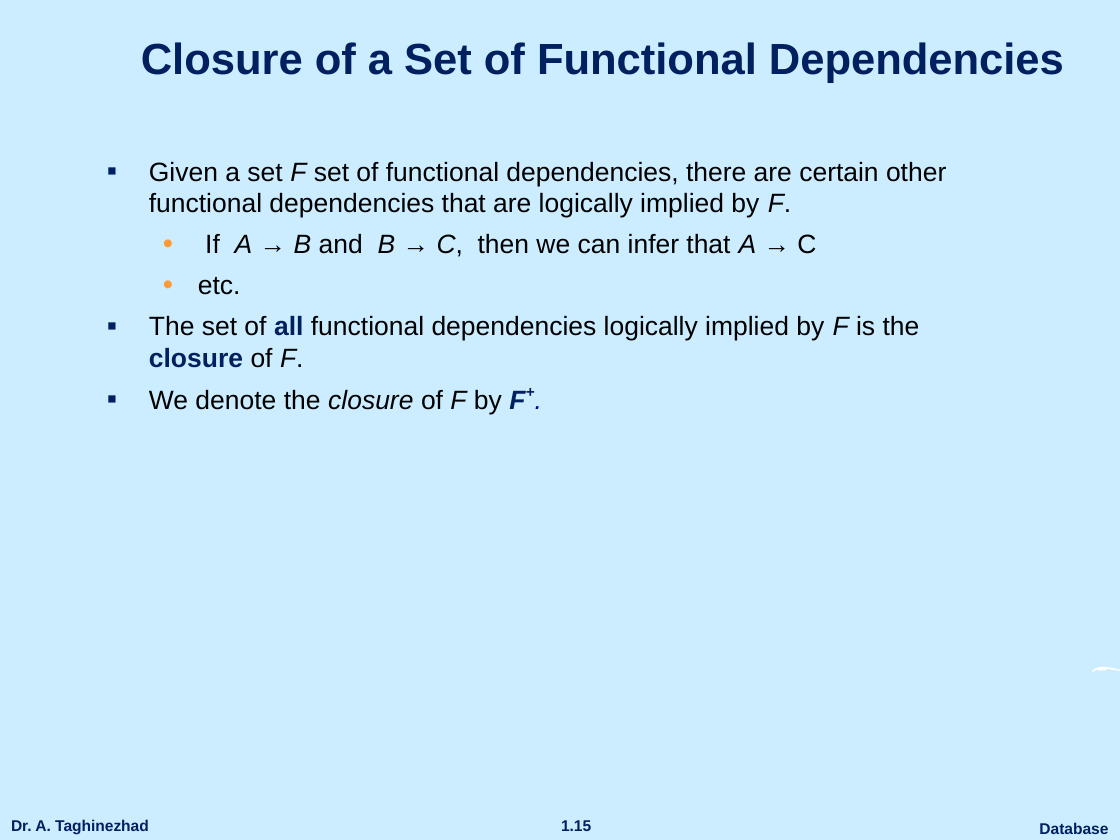
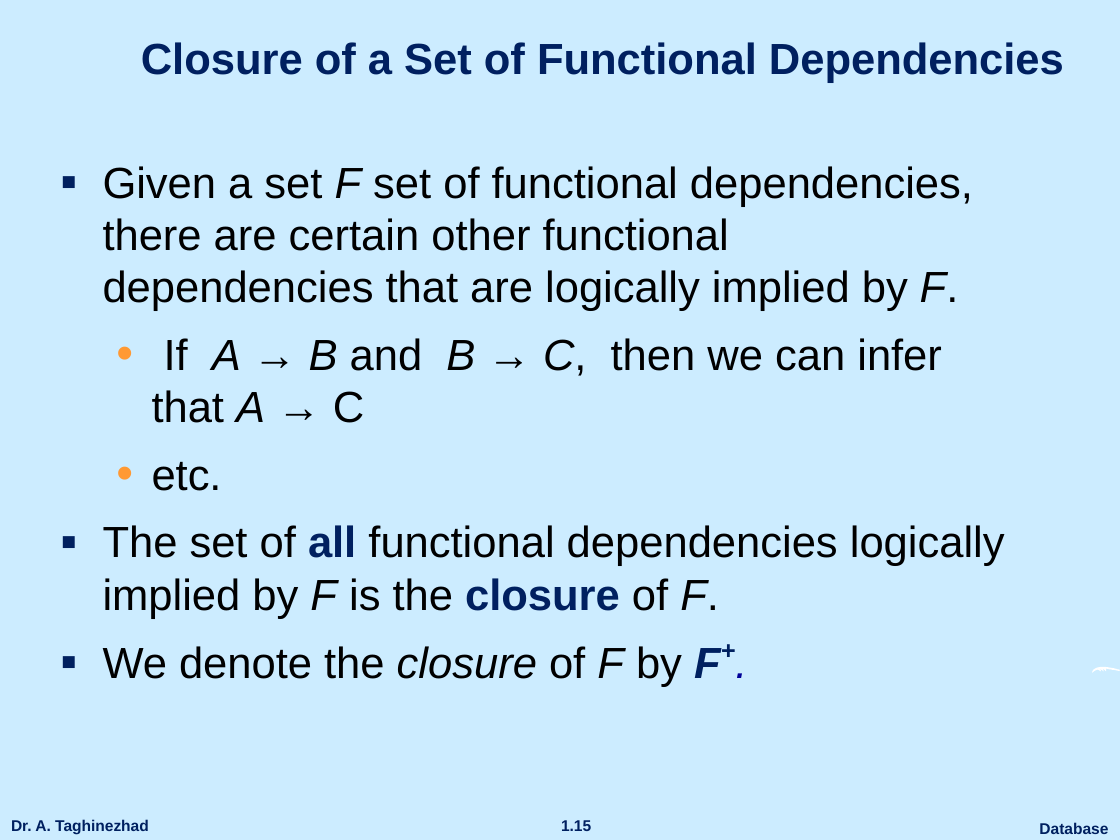
Before and after one commit to ataghinezhad/ataghinezhad.github.io, a slide deck: slide 15 of courses/downloads/temp/Database_Lec5.pptx. Drawn at 1120x840 pixels with LibreOffice and Linux fonts; fonts in the diff are those of the drawing; background and template pictures are left out. Boxes give left, top, right and bottom in pixels: in the first picture for what was removed or moved away, otherwise in the second. Text is boxed around its words. In the diff, an @@ line names an element or a change of style, - is before the commit and + after.

```diff
--- a/courses/downloads/temp/Database_Lec5.pptx
+++ b/courses/downloads/temp/Database_Lec5.pptx
@@ text "Given a set F set ...": place and size @@
-text "Given a set F set ..." at <box>149,161,946,414</box>
+text "Given a set F set ..." at <box>103,166,1005,687</box>
@@ text "Given a set F set ..." at <box>103,166,1005,687</box>: size 17 to 28 pt; more space between paragraphs @@
```
Also in this commit, not shown: 13 other slides changed, 1 other file.
